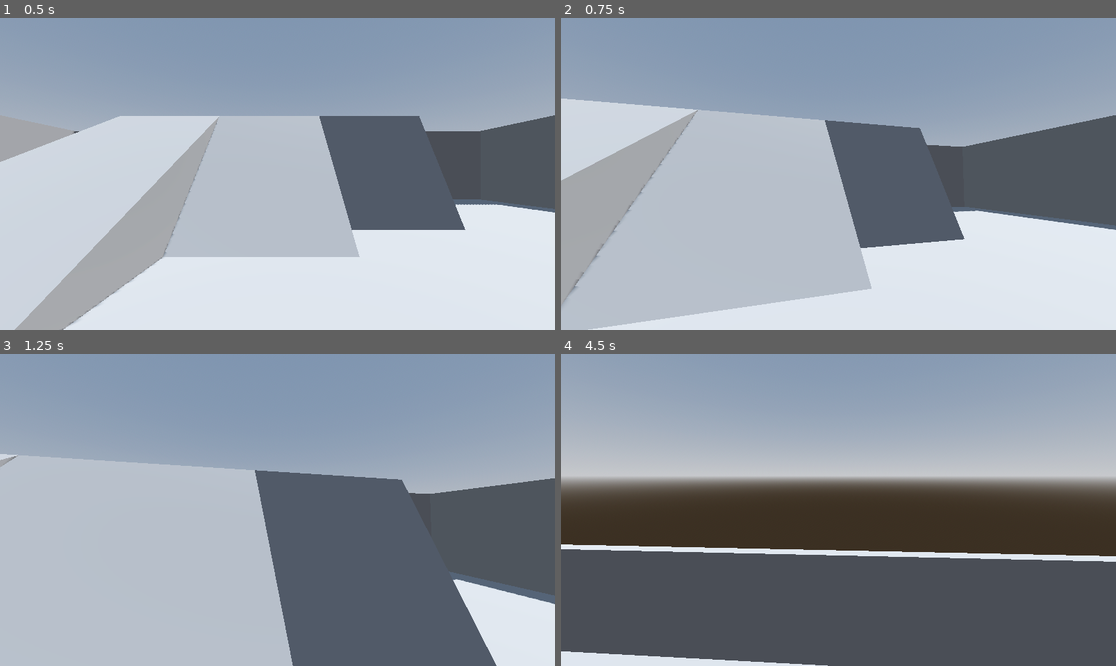
Above: before the commit, frames 1-4 (two rows, left to right).
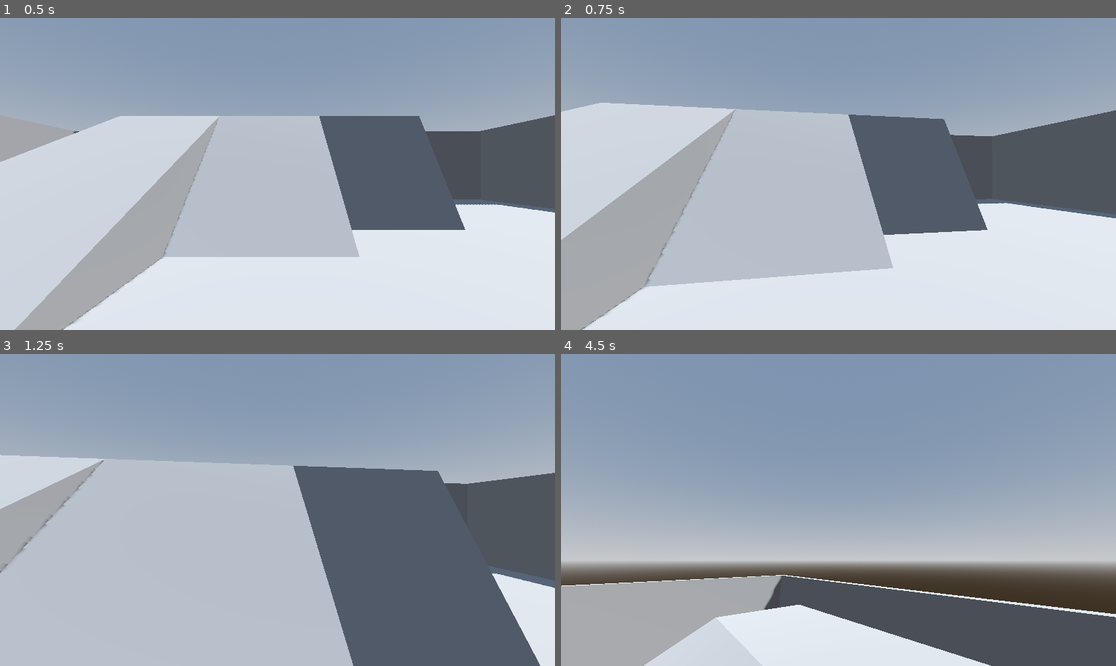
Above: after the commit, the same moments.

Repository: Maurehago/godot-42
Game: Godot game, scene res://script_test/player_first_person.tscn
The game is run twice, just before and just after one commit, with the same random seed, the same clock (stepped at 60 frames per second) and the same inputs. The project has no main scene, so this scene is started directly.
Inputs (mouse positions are in pixels of both pictures, inside the frame that each line leads up to):
- Up to frame 1 (0.5 s): no input
- Up to frame 2 (0.75 s): tap Enter (ui_accept) at 0.5 s; move the mouse to (866, 174) at 0.52 s; hold Up (ui_up) from 0.53 s (still down); hold W (move_foreward) from 0.53 s (still down)
- Up to frame 3 (1.25 s): keep holding Up (ui_up); keep holding W (move_foreward); tap Space (move_jump) at 0.77, 0.8, 1.07 s
- Up to frame 4 (4.5 s): move the mouse to (810, 510) at 1.27 s; release W (move_foreward) at 1.28 s; tap Space (move_jump) at 1.35, 1.52, 1.82, 2.3, 3.02, 3.32, 3.77, 3.8, 4.07, 4.35 s; tap W (move_foreward) at 1.55, 3.05 s; move the mouse to (849, 503) at 2.02 s; hold W (move_foreward) 2.03-2.78 s; move the mouse to (832, 516) at 2.77 s; tap Tab (switchmode) at 2.85 s; move the mouse to (1005, 556) at 3.52 s; release Up (ui_up) at 3.53 s; hold W (move_foreward) 3.53-4.28 s; hold A (move_left) from 3.53 s (still down); move the mouse to (672, 463) at 4.27 s

Frame 1 is identical in both runs. In frame 2, 19% of the frame differs, in the area x 0-100%, y 25-100%; in frame 3, 12%; in frame 4, 68%, in the area x 0-100%, y 15-100%.

Commit message:
Script verbessert

Diff:
--- a/script_test/player_first_person.gd
+++ b/script_test/player_first_person.gd
@@ -4,26 +4,25 @@
 # meta-space-indent: 4
 extends CharacterBody3D
 
-@export var speed: float = 5.0 			# Geschwindigkeit des Spilers
+@export var max_speed: float = 5.0 			# Geschwindigkeit des Spielers
+@export var accel: float = 0.5 			# Beschleunigung des Spielers
+@export var deaccel: float = 1.0 			# Abbremsen des Spielers
 @export var jump_velocity: float = 4.5	# Sprunghöhe
 @export var mouse_sensivity: float =  0.25	# Geschwindigkeit der Mausdrehung
+@export var invert_mouse_y := false
+@export var invert_mouse_x := false
 #@export var gravity_vector :Vector3 = Vector3(0.0, -1.0, 0.0)	# Richtung der Gravitation
-@export_node_path("Camera3D") var camera	# Spieler Kamera
 
-var cam:Camera3D
+@export var camera : Camera3D
 
-var mouse_captured: bool = false;	# Merkt sich ob die Maus gefangen ist
-var min_camRotX :float = -1.3	# kleinstr Winkel in radians bis zu dem man nach unten sehen kann
-var max_camRotX :float = 1.5	# größter Winkel in radians bis zu dem man nach oben sehen kann
-var direction: Vector3 = Vector3.ZERO	# Tasten Bewegungs Richtung
-var mouse_relative:Vector2 = Vector2.ZERO
+var mouse_captured := false	# Merkt sich ob die Maus gefangen ist
+const min_camRotX := -PI/2	# kleinster Winkel in radians bis zu dem man nach unten sehen kann
+const max_camRotX := PI/2	# größter Winkel in radians bis zu dem man nach oben sehen kann
+var direction := Vector3.ZERO	# Tasten Bewegungs Richtung
+
 
 # Gravitation von den Projekt Einstellungen laden damit diese mit den RigidBody Nodes synchron ist.
 var gravity = ProjectSettings.get_setting("physics/3d/default_gravity")
-
-const SPEED = 5.0
-const JUMP_VELOCITY = 4.5
-
 
 
 # Tastatur Eingabe Festlegen
@@ -66,8 +65,11 @@
 
 # Beim Start ausführen
 func _ready() -> void:
-	# Kamera bestimmen
-	cam = get_node(camera)
+	if camera == null:
+		push_warning("player_first_person.gd: Keine Kamera im Inspektor festgelegt. Suche nach Camera3D...")
+		for child in get_children():
+			if child is Camera3D:
+				camera = child
 
 	# Tastenzuordnung festlegen
 	_set_inputs()
@@ -79,8 +81,12 @@
 func _input(event):
 	# Wenn Maus Bewegung (Umschauen)
 	if event is InputEventMouseMotion:
-		# relative Mausbewegung merken
-		mouse_relative = event.relative
+		var x_multiplier = -1 if invert_mouse_x else 1
+		var y_multiplier = -1 if invert_mouse_y else 1
+		rotate_y(-event.relative.x * 0.01 * mouse_sensivity * x_multiplier)
+		camera.rotate_x(-event.relative.y * 0.01 * mouse_sensivity * y_multiplier)
+
+		camera.rotation.x = clampf(camera.rotation.x, min_camRotX, max_camRotX)
 
 
 func _process(delta) -> void:
@@ -91,66 +97,24 @@
 	if !mouse_captured:
 		return
 
-	# ============
-	# drehen
-
-	# Horizontal - Kamera nach Oben und Unten schwenken
-	# relative Mausbewegung merken
-	var rel_rotation = mouse_relative.x * delta * mouse_sensivity *-1
-	self.rotate_y(rel_rotation)
-
-	# Vertikal
-	var cam_rotation: float = -mouse_relative.y * delta
-	var rotate = cam.rotation.x + cam_rotation
-	if rotate > min_camRotX and rotate < max_camRotX:
-		cam.rotate_x(cam_rotation)
-	mouse_relative = Vector2.ZERO # zurücksetzen sonnst bleibt Unendlich ein Wert drinnen
-	# =====================
-
 	# Bewegungsrichtung bestimmen
-	direction = Vector3.ZERO
-	var player_vec = self.global_transform.basis # Aktuelle Ausrichtung des Spieler merken
-
-	# Tasten Eingaben prüfen
-	if Input.is_action_pressed("move_foreward"):
-		direction -= player_vec.z	# -Z ist vorwärts!
-	if Input.is_action_pressed("move_back"):
-		direction += player_vec.z
-	if Input.is_action_pressed("move_left"):
-		direction -= player_vec.x
-	if Input.is_action_pressed("move_right"):
-		direction += player_vec.x
-
+	var input_vector = Input.get_vector("move_left", "move_right", "move_back", "move_foreward")
 	# Richtung Normalisieren, so dass in alle Richtungen die Geschwindigkeit konstant ist
-	direction = direction.normalized()
-
-	# eigene BewegungsRichtung festlegen
-	#self.velocity = direction * speed # + Vector3(0, -9.8, 0)
+	direction = (global_transform.basis.x * input_vector.x + -global_transform.basis.z * input_vector.y).normalized()
 
 
 func _physics_process(delta) -> void:
 	# Gravitation berücksichtigen
 	if not is_on_floor():
-		#direction += gravity_vector * gravity * delta
 		velocity.y -= gravity * delta
-
-	# Springen prüfen
-	if Input.is_action_just_pressed("move_jump") and is_on_floor():
-		#direction += -gravity_vector * jump_velocity
+	# Springen
+	elif Input.is_action_just_pressed("move_jump"):
 		velocity.y += jump_velocity
 
-	# wenn Bewegunsrichtung
-	if direction:
-		#velocity = direction * speed
-		velocity.x = direction.x * SPEED
-		velocity.z = direction.z * SPEED
-	else:
-		# weiter bewegen ???
-		velocity.x = move_toward(velocity.x, 0, speed)
-		#velocity.y = move_toward(velocity.y, 0, speed)
-		velocity.z = move_toward(velocity.z, 0, speed)
+	var accel_to_use = accel if direction != Vector3.ZERO else deaccel
+	velocity = velocity.move_toward(Vector3(max_speed, velocity.y, max_speed) * Vector3(direction.x, 1, direction.z), accel_to_use)
+	move_and_slide()
 
-	move_and_slide()
 
 # zwischen Maus und Spielerbewegung umschalten
 func capture_mouse() -> void:
--- a/script_test/player_first_person.tscn
+++ b/script_test/player_first_person.tscn
@@ -47,7 +47,6 @@
 
 [node name="CharacterBody3D" type="CharacterBody3D" parent="."]
 script = ExtResource("2_mkenq")
-camera = NodePath("Camera3D")
 
 [node name="CollisionShape3D" type="CollisionShape3D" parent="CharacterBody3D"]
 transform = Transform3D(1, 0, 0, 0, 1, 0, 0, 0, 1, 0, 1.24292, 0)
